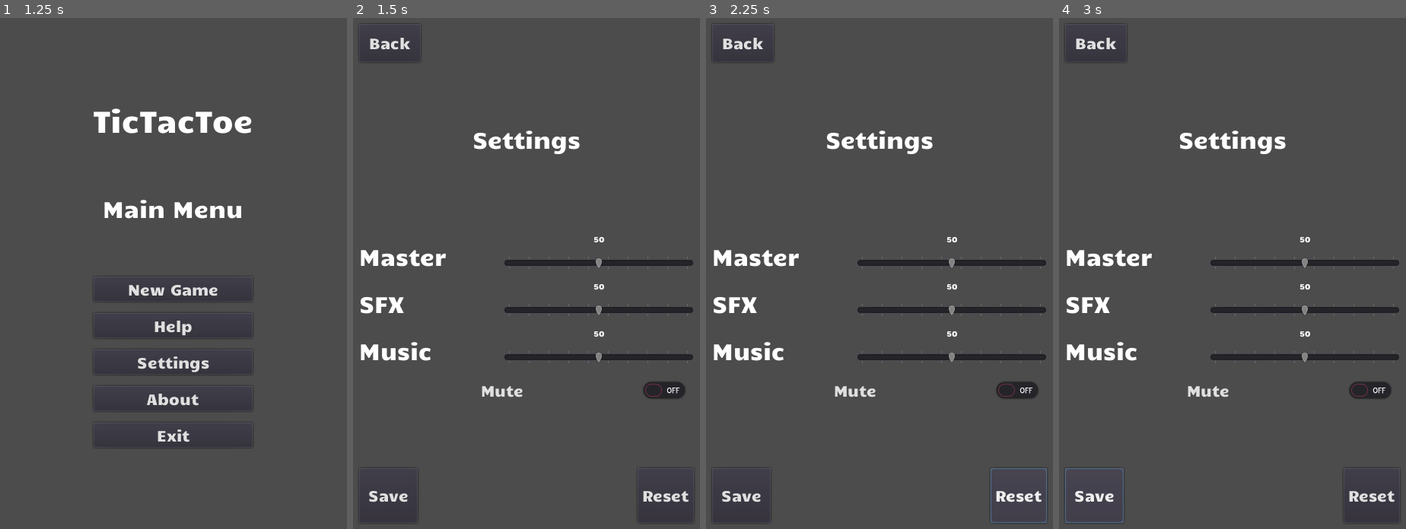
Above: before the commit, frames 1-4 (left to right).
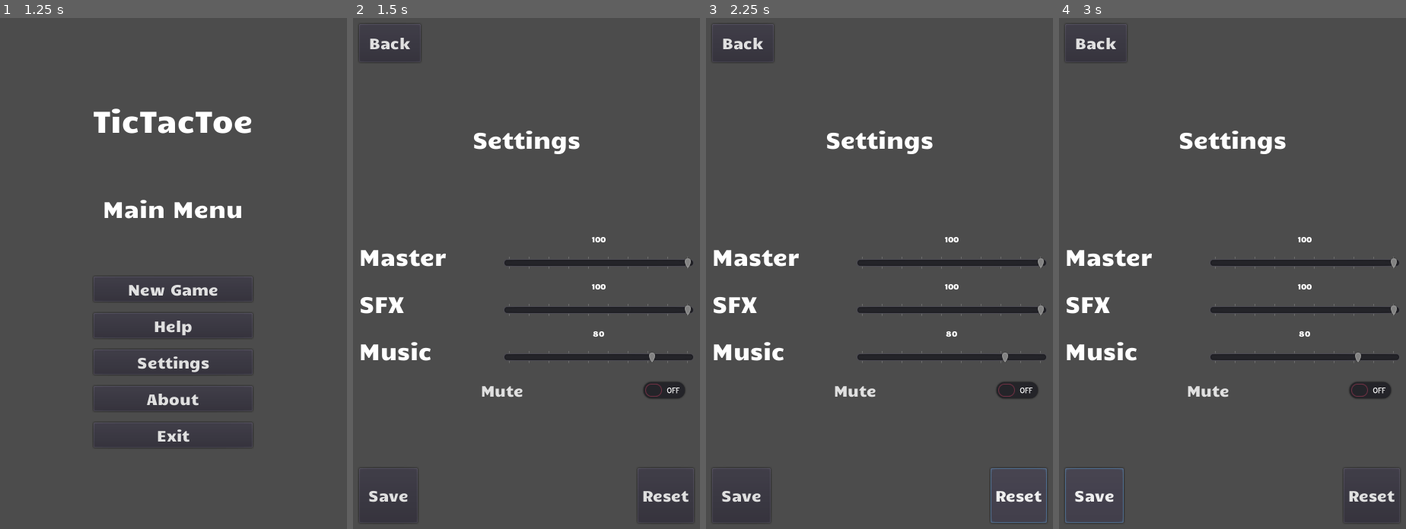
Above: after the commit, the same moments.

Repository: edd34/TicTacToe_Godot
Game: Godot game, scene res://Scenes/Splash0.tscn
Same seed, same stepped clock (60 frames per second), same inputs: the game is played once before the commit and once after it.
Inputs (mouse positions are in pixels of both pictures, inside the frame that each line leads up to):
- Up to frame 1 (1.25 s): tap Enter at 0.5 s; move the mouse to (253, 247) at 0.52 s; hold Enter from 0.53 s (still down); click (253, 247) at 0.67 s
- Up to frame 2 (1.5 s): release Enter at 1.25 s; click "Settings" at 1.25 s
- Up to frame 3 (2.25 s): click "Reset" at 2 s
- Up to frame 4 (3 s): click "Save" at 2.75 s

Frame 1 is identical in both runs. In frame 2, 0.2% of the frame differs, in the area x 68-98%, y 42-68%; in frame 3, 0.2%; in frame 4, 0.2%.

Commit message:
add loads and save script

Diff:
--- a/Scripts/Settings/Settings_Sound.gd
+++ b/Scripts/Settings/Settings_Sound.gd
@@ -3,18 +3,21 @@
 onready var master_volume_slider = get_tree().get_root().get_node("Node/Body/VBoxContainer/Master/VBoxContainer/HSlider")
 onready var sfx_volume_slider = get_tree().get_root().get_node("Node/Body/VBoxContainer/SFX/VBoxContainer/HSlider")
 onready var music_volume_slider = get_tree().get_root().get_node("Node/Body/VBoxContainer/Music/VBoxContainer/HSlider")
-
 onready var master_volume_label = get_tree().get_root().get_node("Node/Body/VBoxContainer/Master/VBoxContainer/Label")
 onready var sfx_volume_label = get_tree().get_root().get_node("Node/Body/VBoxContainer/SFX/VBoxContainer/Label")
 onready var music_volume_label = get_tree().get_root().get_node("Node/Body/VBoxContainer/Music/VBoxContainer/Label")
-
 onready var mute_checkbutton_node = get_tree().get_root().get_node("Node/Body/VBoxContainer/CheckButton")
+onready var save_node = get_tree().get_root().get_node("Node/Footer/Save")
+onready var reset_node = get_tree().get_root().get_node("Node/Footer/Reset")
 
 func _ready():
+	load_prefs()
 	master_volume_slider.connect("value_changed",self,"_update_master_volume")
 	sfx_volume_slider.connect("value_changed",self,"_update_sfx_volume")
 	music_volume_slider.connect("value_changed",self,"_update_music_volume")
 	mute_checkbutton_node.connect("toggled",self,"_on_mute_toggled")
+	save_node.connect("pressed",self,"_on_save_pressed")
+	reset_node.connect("pressed",self,"_on_reset_pressed")
 	pass
 
 func _update_master_volume(value):
@@ -47,3 +50,86 @@
 func _on_mute_toggled(boolean):
 	AudioServer.set_bus_mute(AudioServer.get_bus_index("Master"), boolean)
 	pass
+
+func _on_save_pressed():
+	write_file(save())
+	pass
+
+func _on_reset_pressed():
+	write_file(reset())
+	load_prefs()
+	pass
+
+func save():
+	var save_dict = {
+		"master_volume" : int(master_volume_label.text),
+		"music_volume" : int(music_volume_label.text),
+		"sfx_volume" : int(sfx_volume_label.text),
+		"mute" : mute_checkbutton_node.is_pressed()
+	}
+	return save_dict
+
+func reset():
+	var reset_dict = {
+		"master_volume" : 100,
+		"music_volume" : 80,
+		"sfx_volume" : 100,
+		"mute" : false
+	}
+	return reset_dict
+
+func write_file(arg):
+	var save_game = File.new()
+	save_game.open("user://TicTacToe_settings_prefs.save", File.WRITE)
+	save_game.store_line(to_json(arg))
+	save_game.close()
+	pass
+
+func load_prefs():
+	var save_game = File.new()
+	if not save_game.file_exists("user://TicTacToe_settings_prefs.save"):
+		write_file(reset())
+
+	# Load the file line by line and process that dictionary to restore the object it represents
+	save_game.open("user://TicTacToe_settings_prefs.save", File.READ)
+	var dict = parse_json(save_game.get_line())
+	_update_master_volume(dict["master_volume"])
+	master_volume_slider.value = dict["master_volume"]
+	_update_music_volume(dict["music_volume"])
+	music_volume_slider.value = dict["music_volume"]
+	_update_sfx_volume(dict["sfx_volume"])
+	sfx_volume_slider.value = dict["sfx_volume"]
+	mute_checkbutton_node.pressed = dict["mute"]
+	_on_mute_toggled(dict["mute"])
+	pass
+
+func _on_game_start_load_prefs():
+	var save_game = File.new()
+	if not save_game.file_exists("user://TicTacToe_settings_prefs.save"):
+		write_file(reset())
+
+	# Load the file line by line and process that dictionary to restore the object it represents
+	save_game.open("user://TicTacToe_settings_prefs.save", File.READ)
+	var dict = parse_json(save_game.get_line())
+
+	if dict["master_volume"] > 0:
+		AudioServer.set_bus_mute(AudioServer.get_bus_index("Master"), false)
+		AudioServer.set_bus_volume_db(AudioServer.get_bus_index("Master"),-60*(1-dict["master_volume"]/100))
+	else:
+		AudioServer.set_bus_mute(AudioServer.get_bus_index("Master"), true)
+
+	if dict["music_volume"] > 0:
+		AudioServer.set_bus_mute(AudioServer.get_bus_index("Music"), false)
+		AudioServer.set_bus_volume_db(AudioServer.get_bus_index("Music"),-60*(1-dict["music_volume"]/100))
+	else:
+		AudioServer.set_bus_mute(AudioServer.get_bus_index("Music"), true)
+
+	if dict["sfx_volume"] > 0:
+		AudioServer.set_bus_mute(AudioServer.get_bus_index("SFX"), false)
+		AudioServer.set_bus_volume_db(AudioServer.get_bus_index("SFX"),-60*(1-dict["sfx_volume"]/100))
+	else:
+		AudioServer.set_bus_mute(AudioServer.get_bus_index("SFX"), true)
+
+	AudioServer.set_bus_mute(AudioServer.get_bus_index("Master"), dict["mute"])
+
+	pass
